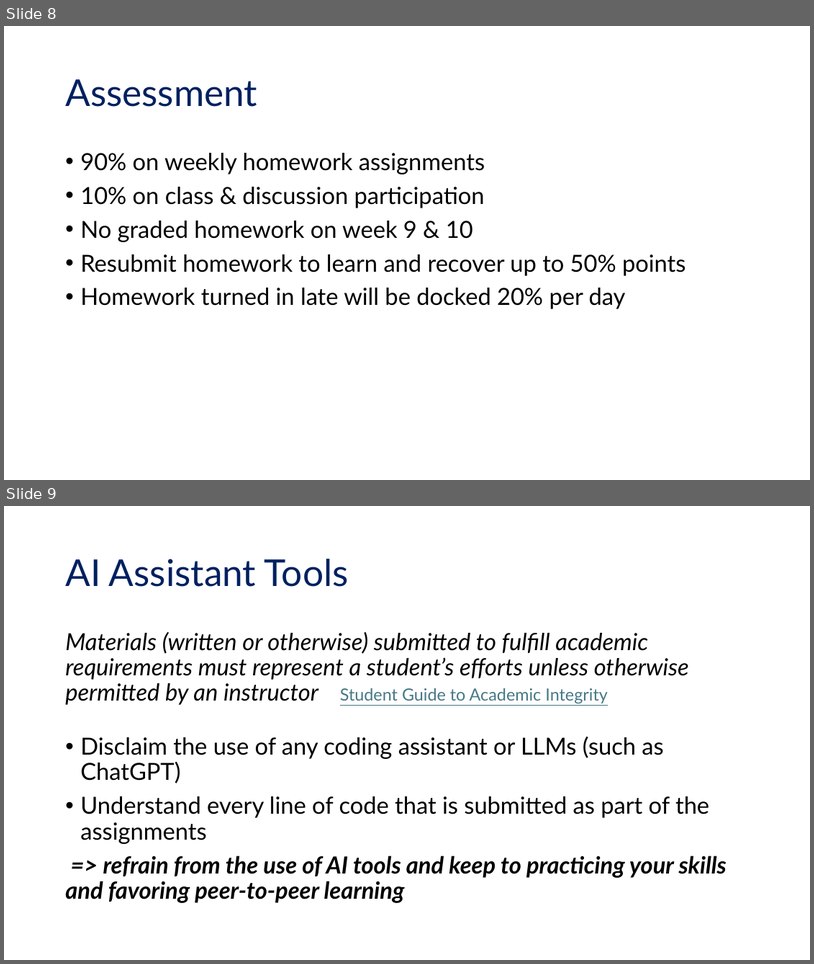
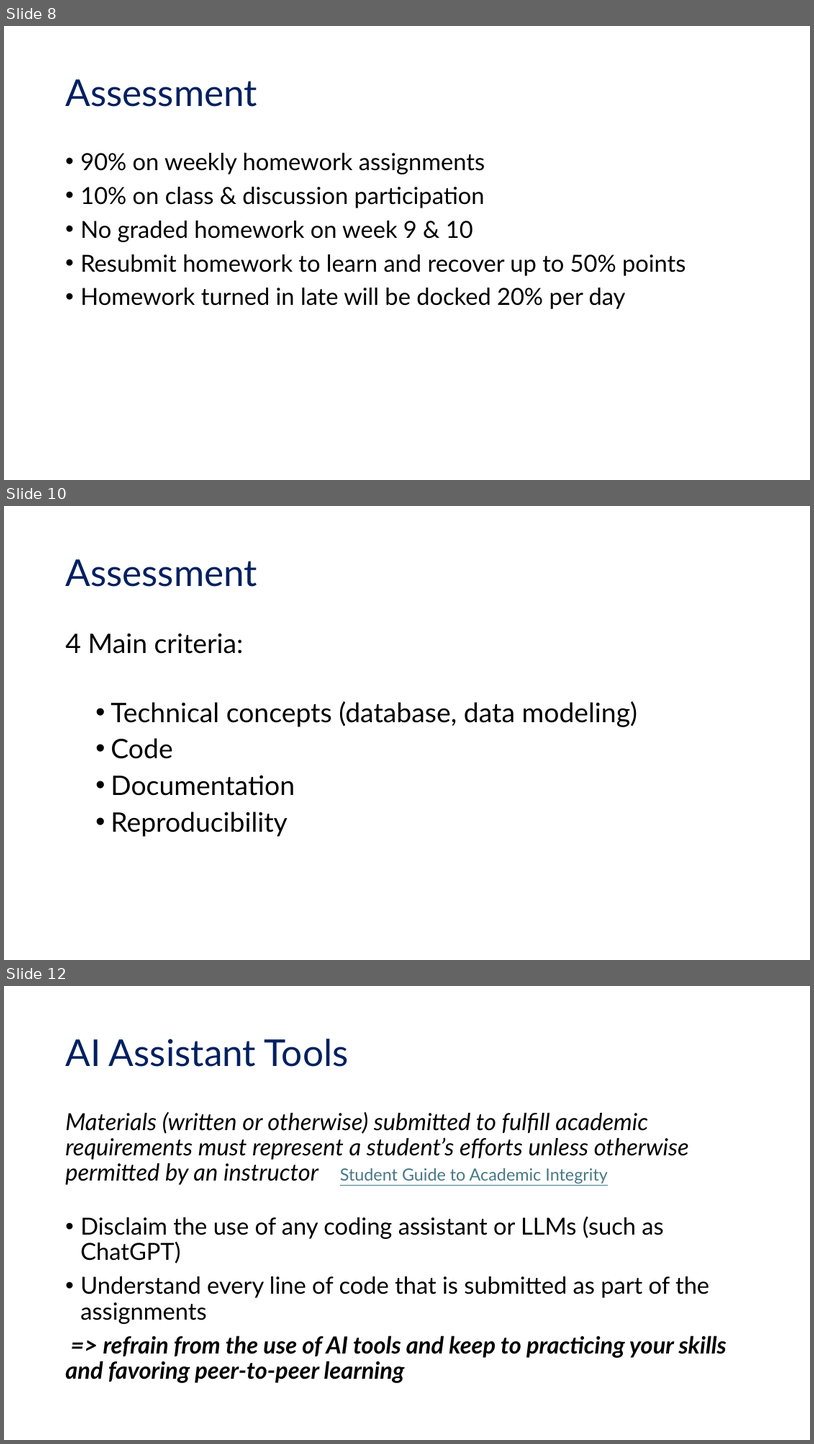
Before and after one commit to UCSB-Library-Research-Data-Services/bren-eds213, a slide deck: modules/week01/eds-213_intro.pptx. Shown one above the other, each under a label of ours: slides 8 and 9 before the commit, slides 8, 10 and 12 after it; the slides between them are not shown. The pictures are 814x964 and 814x1444 pixels, drawn with LibreOffice and Linux fonts; fonts in the diff are those of the drawing. Boxes give left, top, right and bottom in pixels: in the first picture for what was removed or moved away, otherwise in the second. Text is boxed around its words. In the diff, an @@ line names an element or a change of style, - is before the commit and + after.

```diff
--- a/modules/week01/eds-213_intro.pptx
+++ b/modules/week01/eds-213_intro.pptx
@@ slide 10 added at box(4, 506, 810, 960), background #FFFFFF @@
@@ title added at box(65, 559, 257, 587), 44 pt, text #002060 @@
+Assessment
@@ text added at box(65, 633, 638, 836), 32 pt, text #000000 @@
+4 Main criteria:
+  • Technical concepts (database, data modeling)
+  • Code
+  • Documentation
+  • Reproducibility
@@ what was slide 9 is now slide 12 @@
```
Also in this commit, not shown: 2 other slides added.
